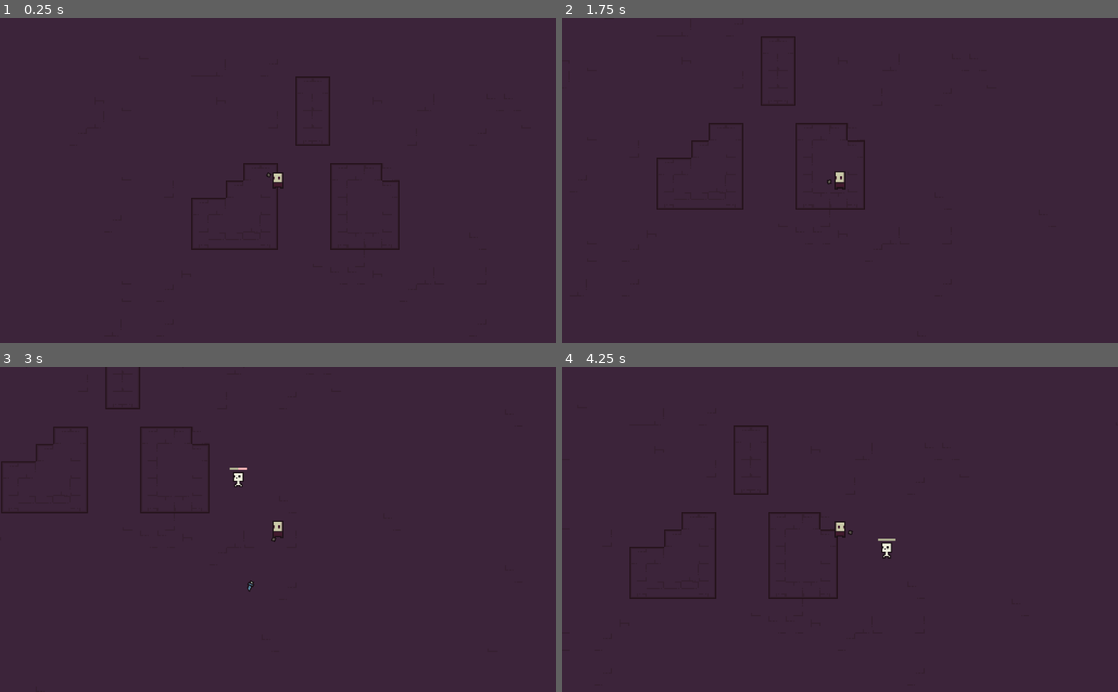
Above: before the commit, frames 1-4 (two rows, left to right).
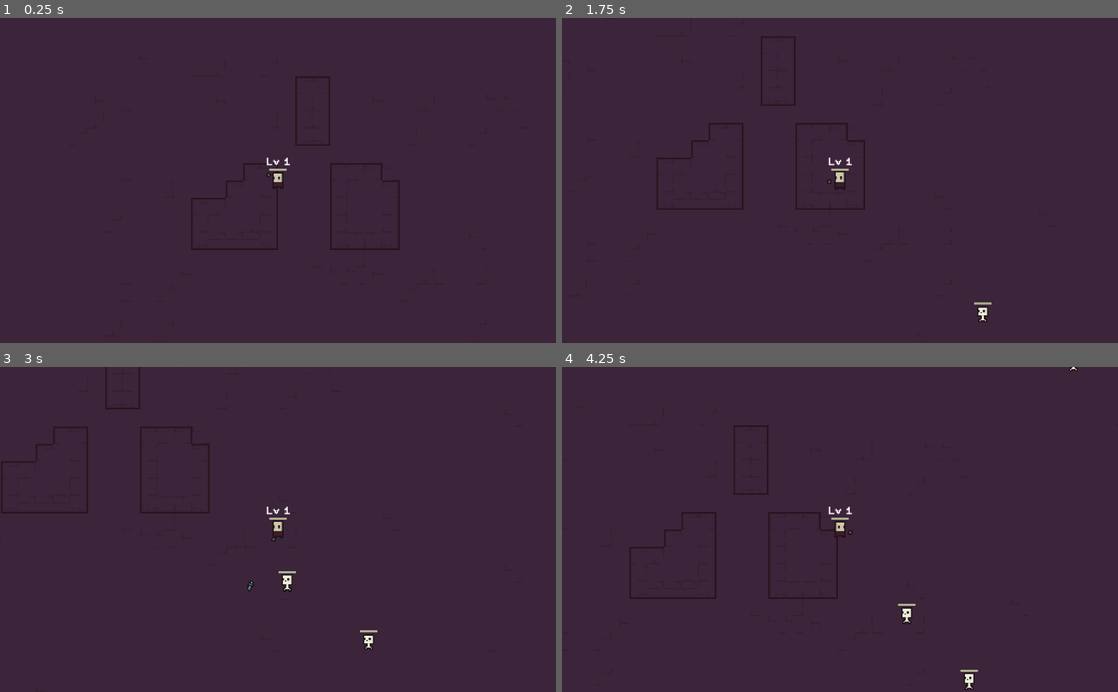
Above: after the commit, the same moments.

Repository: Micheal-Earl/Another-Survivor
Game: Godot game, scene res://Scenes/Main.tscn
The game is run twice, just before and just after one commit, with the same random seed, the same clock (stepped at 60 frames per second) and the same inputs.
Inputs (mouse positions are in pixels of both pictures, inside the frame that each line leads up to):
- Up to frame 1 (0.25 s): no input
- Up to frame 2 (1.75 s): tap Enter at 0.5 s; move the mouse to (962, 164) at 0.52 s; hold D (right) 0.53-1.28 s; click (962, 164) at 0.6 s; move the mouse to (728, 196) at 1.27 s; hold S (down) from 1.28 s (still down); click (728, 196) at 1.35 s
- Up to frame 3 (3 s): move the mouse to (333, 458) at 2.02 s; release S (down) at 2.03 s; hold D (right) 2.03-2.78 s; click (333, 458) at 2.1 s; move the mouse to (250, 594) at 2.77 s; hold W (up) from 2.78 s (still down); click (250, 594) at 2.85 s
- Up to frame 4 (4.25 s): move the mouse to (1006, 578) at 3.52 s; release W (up) at 3.53 s; hold A (left) from 3.53 s (still down); click (1006, 578) at 3.6 s

The runs differ from the first frame. In frame 1, less than 0.1% of the frame differs, in the area x 47-53%, y 42-48%; in frame 2, 0.2%; in frame 3, 0.4%; in frame 4, 0.4%, in the area x 47-93%, y 0-100%.

Commit message:
Added xp drops and player health

Diff:
--- /dev/null
+++ b/Assets/XP.tres
@@ -0,0 +1,7 @@
+[gd_resource type="AtlasTexture" load_steps=2 format=2]
+
+[ext_resource path="res://Assets/Dungeon_Tileset.png" type="Texture" id=1]
+
+[resource]
+atlas = ExtResource( 1 )
+region = Rect2( 99, 132, 10, 10 )
--- /dev/null
+++ b/Assets/main_font.tres
@@ -0,0 +1,7 @@
+[gd_resource type="DynamicFont" load_steps=2 format=2]
+
+[ext_resource path="res://Assets/PeaberryBase.ttf" type="DynamicFontData" id=1]
+
+[resource]
+size = 10
+font_data = ExtResource( 1 )
--- a/Prefabs/Enemy1.tscn
+++ b/Prefabs/Enemy1.tscn
@@ -1,9 +1,10 @@
-[gd_scene load_steps=6 format=2]
+[gd_scene load_steps=7 format=2]
 
 [ext_resource path="res://Assets/Enemy1.tres" type="Texture" id=1]
 [ext_resource path="res://Scripts/Mobs/Enemies/Enemy1.gd" type="Script" id=2]
 [ext_resource path="res://Assets/green.png" type="Texture" id=3]
 [ext_resource path="res://Assets/red.png" type="Texture" id=4]
+[ext_resource path="res://Prefabs/Experience.tscn" type="PackedScene" id=5]
 
 [sub_resource type="CapsuleShape2D" id=1]
 radius = 4.99681
@@ -12,6 +13,7 @@
 [node name="Enemy" type="KinematicBody2D" groups=["mobs"]]
 z_index = 1
 script = ExtResource( 2 )
+experience = ExtResource( 5 )
 
 [node name="Sprite" type="Sprite" parent="."]
 texture = ExtResource( 1 )
--- /dev/null
+++ b/Prefabs/Experience.tscn
@@ -0,0 +1,20 @@
+[gd_scene load_steps=4 format=2]
+
+[ext_resource path="res://Assets/XP.tres" type="Texture" id=1]
+[ext_resource path="res://Scripts/ExperienceController.gd" type="Script" id=2]
+
+[sub_resource type="CircleShape2D" id=1]
+radius = 4.95353
+
+[node name="Experience" type="Area2D"]
+script = ExtResource( 2 )
+
+[node name="CollisionShape2D" type="CollisionShape2D" parent="."]
+scale = Vector2( 0.5, 0.5 )
+shape = SubResource( 1 )
+
+[node name="Sprite" type="Sprite" parent="."]
+scale = Vector2( 0.5, 0.5 )
+texture = ExtResource( 1 )
+
+[connection signal="body_entered" from="." to="." method="_on_XP_body_entered"]
--- a/Scenes/Main.tscn
+++ b/Scenes/Main.tscn
@@ -9,6 +9,9 @@
 [ext_resource path="res://Scripts/SceneController.gd" type="Script" id=7]
 [ext_resource path="res://Prefabs/Enemy1.tscn" type="PackedScene" id=8]
 [ext_resource path="res://Assets/Dungeon_Tileset.png" type="Texture" id=9]
+[ext_resource path="res://Assets/green.png" type="Texture" id=10]
+[ext_resource path="res://Assets/red.png" type="Texture" id=11]
+[ext_resource path="res://Assets/main_font.tres" type="DynamicFont" id=12]
 
 [sub_resource type="CapsuleShape2D" id=1]
 radius = 4.93996
@@ -192,7 +195,7 @@
 script = ExtResource( 7 )
 enemy = ExtResource( 8 )
 
-[node name="Player" type="KinematicBody2D" parent="."]
+[node name="Player" type="KinematicBody2D" parent="." groups=["player"]]
 z_index = 1
 script = ExtResource( 2 )
 bullet = ExtResource( 3 )
@@ -217,6 +220,26 @@
 visible = false
 current = true
 zoom = Vector2( 0.5, 0.5 )
+
+[node name="Label" type="Label" parent="Player"]
+margin_left = -37.0
+margin_top = -22.0
+margin_right = 38.0
+margin_bottom = -11.0
+custom_fonts/font = ExtResource( 12 )
+text = "Placeholder"
+align = 1
+
+[node name="HealthBar" type="TextureProgress" parent="Player"]
+margin_left = -8.0
+margin_top = -11.0
+margin_right = 8.0
+margin_bottom = -9.0
+max_value = 15.0
+value = 15.0
+texture_under = ExtResource( 11 )
+texture_progress = ExtResource( 10 )
+nine_patch_stretch = true
 
 [node name="TileMap" type="TileMap" parent="."]
 tile_set = SubResource( 14 )
--- /dev/null
+++ b/Scripts/ExperienceController.gd
@@ -0,0 +1,20 @@
+extends Area2D
+
+var player_reference: Player
+var direction_to_player: Vector2
+var speed = 100
+
+onready var global = get_node("/root/Global")
+
+func _ready():
+	player_reference = global.player
+
+func _physics_process(delta):
+	if global_transform.origin.distance_to(player_reference.global_transform.origin) < 50:
+		direction_to_player = (player_reference.global_transform.origin - self.global_transform.origin).normalized()
+		self.position += direction_to_player * speed * delta
+
+func _on_XP_body_entered(body):
+	if body.is_in_group("player"):
+		body.gain_experience(500)
+		self.queue_free()
--- /dev/null
+++ b/Scripts/Global.gd
@@ -0,0 +1,11 @@
+extends Node
+
+# TODO:
+# Change all locally defined references to player to globally defined
+# Make it so xp keeps following even when out of initial pickup range
+# idk some other stuff
+
+var player: Player
+
+func register_player(_player) -> void:
+	player = _player
--- a/Scripts/Mobs/Enemies/Enemy1.gd
+++ b/Scripts/Mobs/Enemies/Enemy1.gd
@@ -1,4 +1,6 @@
 extends Mob
+
+export (PackedScene) var experience
 
 var player_reference: Player
 var direction_to_player: Vector2
@@ -10,7 +12,22 @@
 	._ready()
 
 func _physics_process(delta):
-	._physics_process(delta)
+	handle_collisions()
 	player_reference = get_parent().get_node("./Player")
 	direction_to_player = (player_reference.global_transform.origin - self.global_transform.origin).normalized()
 	move(direction_to_player)
+	spawn_experience_on_death()
+	._physics_process(delta)
+
+func spawn_experience_on_death() -> void:
+	if current_health <= 0:
+		var exp_to_spawn = experience.instance()
+		get_tree().get_root().add_child(exp_to_spawn)
+		exp_to_spawn.transform = self.global_transform
+
+func handle_collisions() -> void:
+	for i in get_slide_count():
+		var collision = get_slide_collision(i)
+		if collision.collider.is_in_group("player"):
+			collision.collider.lose_health(10)
+		print("I collided with ", collision.collider.name)
--- a/Scripts/Mobs/Player/Player.gd
+++ b/Scripts/Mobs/Player/Player.gd
@@ -1,18 +1,30 @@
 extends Mob
 class_name Player
+
+onready var global = get_node("/root/Global")
 
 export (PackedScene) var bullet
 
 var angle = Vector2.RIGHT
+var level = 1
+var experience = 0
+var max_immunity_time = 1
+var current_immunity_time = 0
 
 func _ready():
-	pass
+	Global.register_player(self)
+	update_label()
+	._ready()
+
+func _process(delta):
+	check_for_level_up()
 
 func _physics_process(delta):
-	._physics_process(delta)
+	current_immunity_time -= delta
 	angle = (.get_global_mouse_position() - self.global_position).angle()
 	flip_sprite(angle)
 	move(get_input())
+	._physics_process(delta)
 
 func get_input():
 	if Input.is_action_just_pressed("shoot"):
@@ -41,3 +53,22 @@
 	owner.add_child(b)
 	b.transform = $"Gun/Muzzle".global_transform
 	b.get_node("Sprite").rotation_degrees = 90;
+
+func lose_health(amount):
+	if current_immunity_time <= 0:
+		current_immunity_time = max_immunity_time
+		.lose_health(amount)
+	else:
+		return
+
+func gain_experience(amount) -> void:
+	experience += amount
+
+func update_label() -> void:
+	$Label.set_text("Lv " + str(level))
+
+func check_for_level_up() -> void:
+	if experience >= 1000:
+		experience = 0
+		level += 1
+		update_label()
--- a/Scripts/SceneController.gd
+++ b/Scripts/SceneController.gd
@@ -4,7 +4,7 @@
 
 var player_position
 var enemies = []
-var time_until_next_enemy = 3
+var time_until_next_enemy = 1
 var rng = RandomNumberGenerator.new()
 
 func _ready():
@@ -13,12 +13,18 @@
 func _process(delta):
 	time_until_next_enemy -= delta
 	if time_until_next_enemy < 0:
-		time_until_next_enemy = 3
+		time_until_next_enemy = 1
 		spawn_enemy()
 	player_position = $Player.position
 
 func spawn_enemy():
 	var enemy_to_spawn = enemy.instance()
 	self.add_child(enemy_to_spawn)
-	var random_position = Vector2(rng.randf_range(-100.0, 100.0), rng.randf_range(-100.0, 100.0))
+	var spawn_x = rng.randi_range(100, 200)
+	var spawn_y = rng.randi_range(100, 200)
+	if rng.randi_range(0, 1) == 1:
+		spawn_x = -spawn_x
+	if rng.randi_range(0, 1) == 1:
+		spawn_y = -spawn_y
+	var random_position = Vector2(spawn_x, spawn_y)
 	enemy_to_spawn.position = $Player.position + random_position
--- a/project.godot
+++ b/project.godot
@@ -29,6 +29,10 @@
 config/name="Another Survivor"
 run/main_scene="res://Scenes/Main.tscn"
 config/icon="res://Assets/icon.png"
+
+[autoload]
+
+Global="*res://Scripts/Global.gd"
 
 [input]
 
Binary file added: Assets/PeaberryBase.ttf
Not shown: 1 places in Scenes/Main.tscn that only renumber resources
